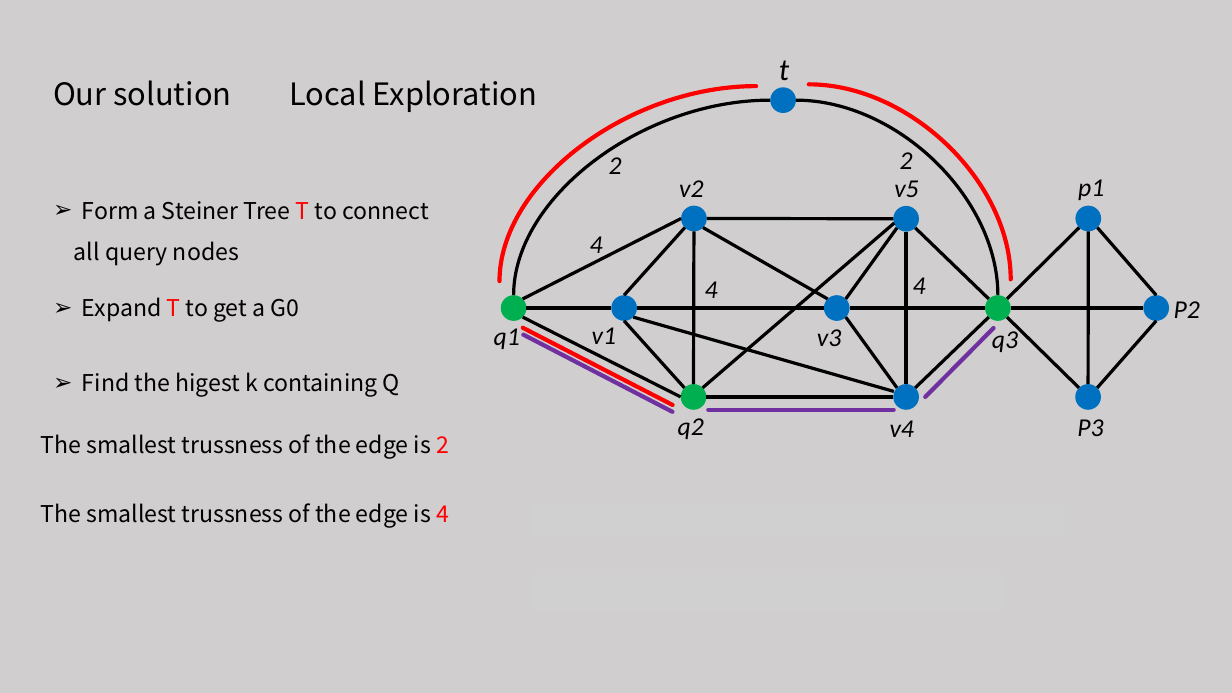
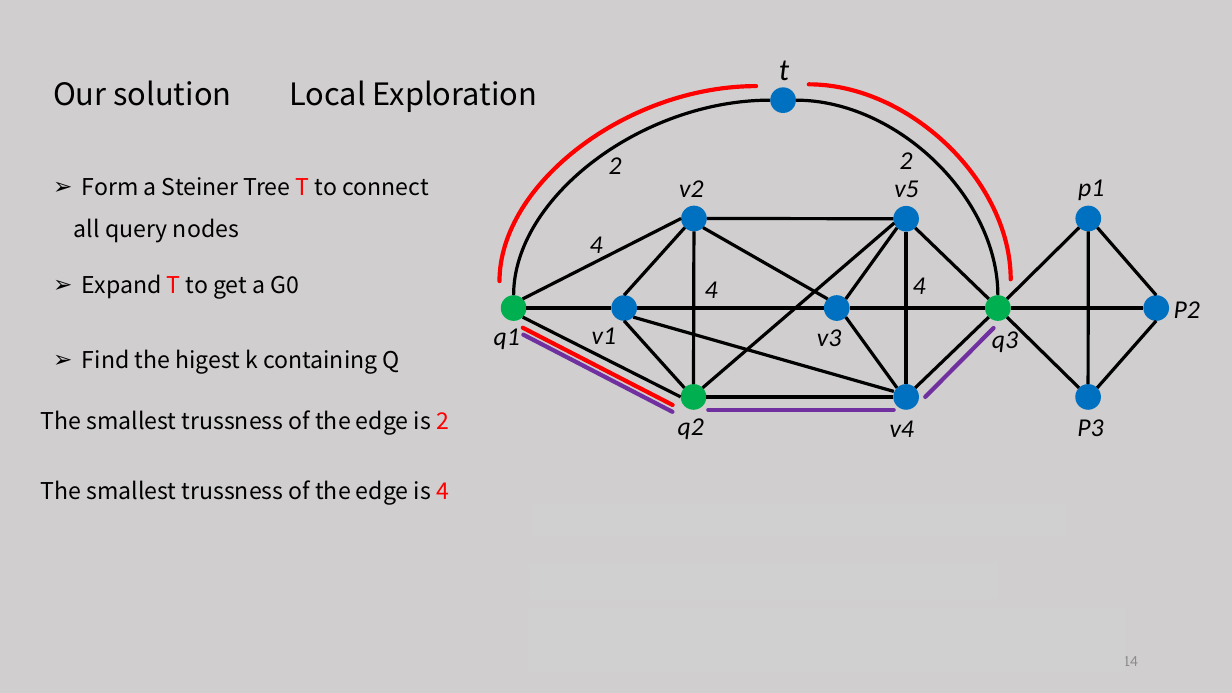
Before and after one commit to tianzhuwei/PPT, a slide deck: slide 14 of Approximate Closest Community Search in Networks.pptx. Drawn at 1232x693 pixels with LibreOffice and Linux fonts; fonts in the diff are those of the drawing; grey boxes stand for pictures. Boxes give left, top, right and bottom in pixels: in the first picture for what was removed or moved away, otherwise in the second. Text is boxed around its words. In the diff, an @@ line names an element or a change of style, - is before the commit and + after.

Commit message:
update Truss decomposition

```diff
--- a/Approximate Closest Community Search in Networks.pptx
+++ b/Approximate Closest Community Search in Networks.pptx
@@ 5 texts moved together from (x1=41, y1=201, x2=449, y2=528) to (x1=41, y1=177, x2=449, y2=504) @@
@@ picture added at (x1=528, y1=608, x2=1126, y2=673) @@
@@ page number added at (x1=1122, y1=656, x2=1138, y2=666), 12 pt, text #8C8C8C @@
+14
```
Also in this commit, not shown: 22 other slides changed, 1 slide added, 2 other files.
